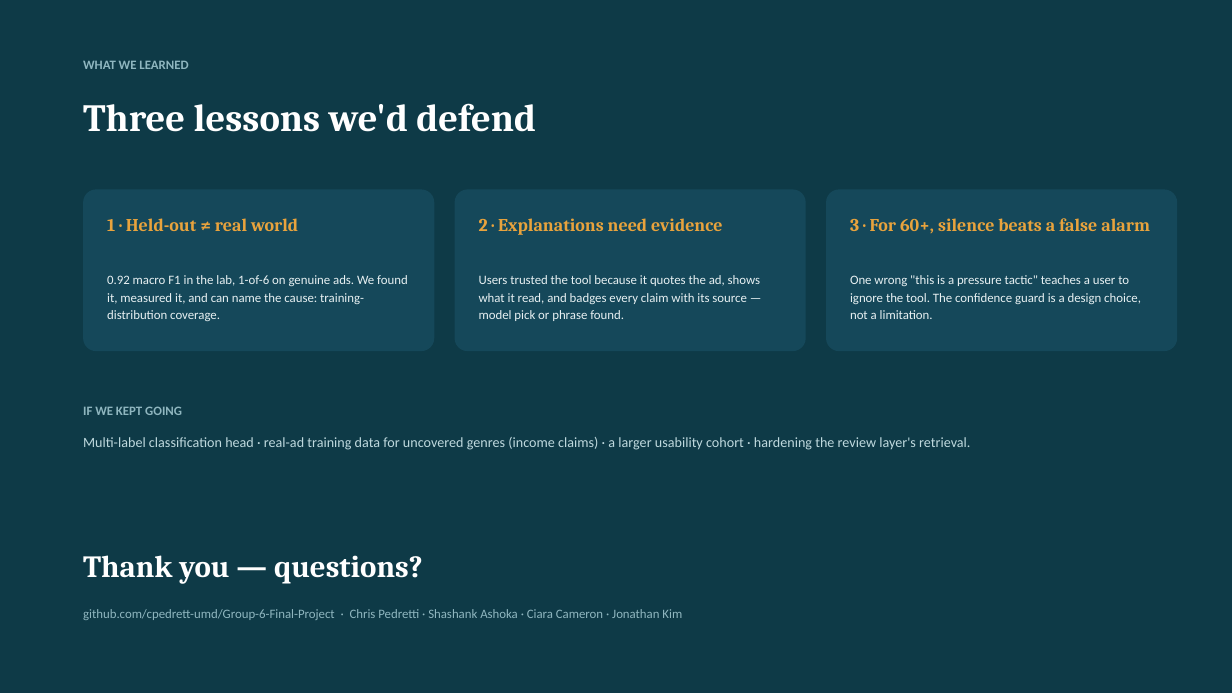
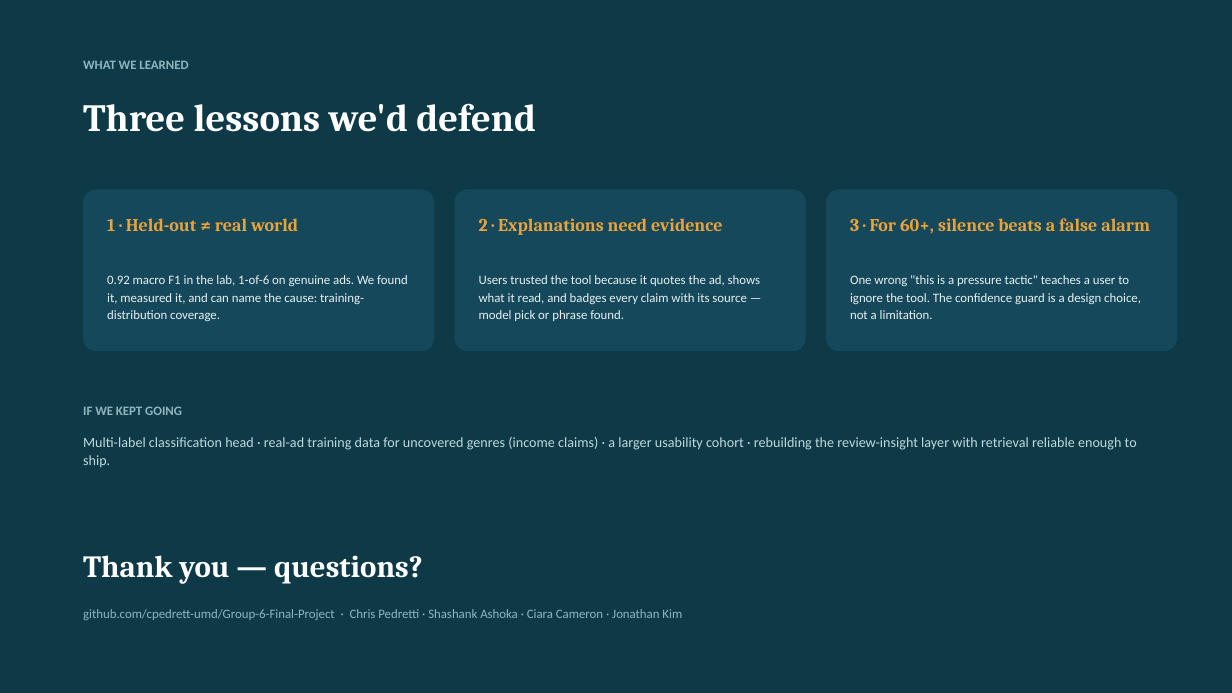
Before and after one commit to cpedrett-umd/Group-6-Final-Project, a slide deck: slide 11 of docs/AdInsight_Final_Presentation.pptx. Drawn at 1232x693 pixels with LibreOffice and Linux fonts; fonts in the diff are those of the drawing. Boxes give left, top, right and bottom in pixels: in the first picture for what was removed or moved away, otherwise in the second. Text is boxed around its words. In the diff, an @@ line names an element or a change of style, - is before the commit and + after.

```diff
--- a/docs/AdInsight_Final_Presentation.pptx
+++ b/docs/AdInsight_Final_Presentation.pptx
@@ text at (x1=83, y1=437, x2=1137, y2=467): text changed @@
-Multi-label classification head · real-ad training data for uncovered genres (income claims) · a larger usability cohort · hardening the review layer's retrieval.
+Multi-label classification head · real-ad training data for uncovered genres (income claims) · a larger usability cohort · rebuilding the review-insight layer with retrieval reliable enough to ship.
```
Also in this commit, not shown: 3 other slides changed.
